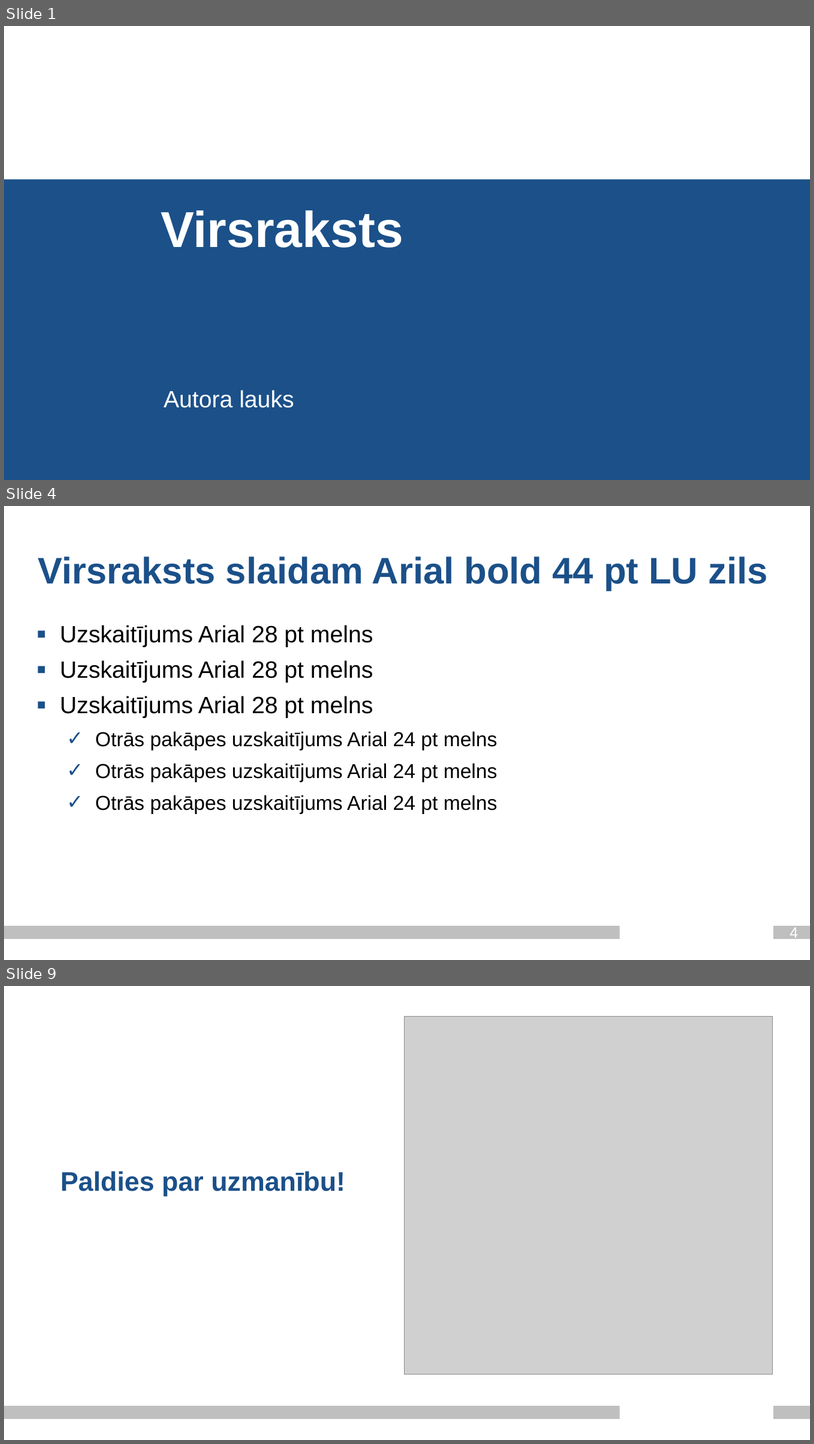
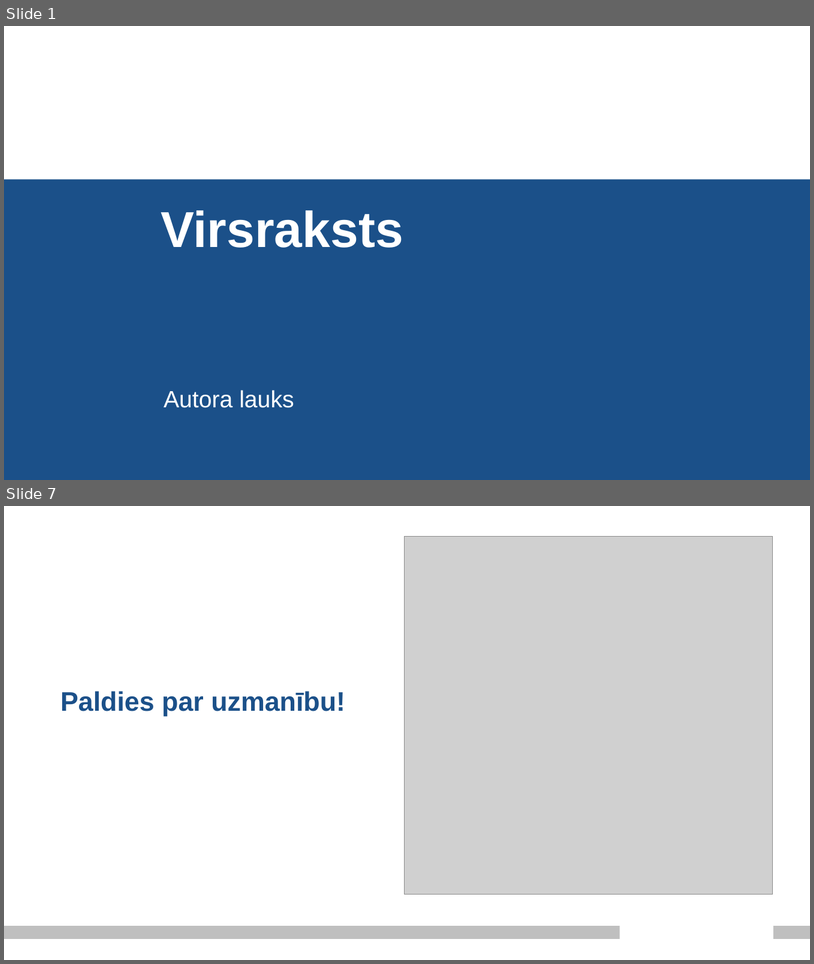
Before and after one commit to Paddlebear/valteh-ipa-translit, a slide deck: docs/valodasprez_2_ag21201_je21033.pptx. Shown one above the other, each under a label of ours: slides 1, 4 and 9 before the commit, slides 1 and 7 after it; the slides between them are not shown. The pictures are 814x1444 and 814x964 pixels, drawn with LibreOffice and Linux fonts; fonts in the diff are those of the drawing; grey boxes stand for pictures; background and template pictures are left out. Boxes give left, top, right and bottom in pixels: in the first picture for what was removed or moved away, otherwise in the second. Text is boxed around its words. In the diff, an @@ line names an element or a change of style, - is before the commit and + after.

```diff
--- a/docs/valodasprez_2_ag21201_je21033.pptx
+++ b/docs/valodasprez_2_ag21201_je21033.pptx
@@ slide 4 removed at (4, 506, 810, 960), background #FFFFFF; not listed: 2 template elements that a slide beside it also shows @@
@@ title removed at (38, 556, 768, 590) @@
-Virsraksts slaidam Arial bold 44 pt LU zils
@@ text removed at (60, 625, 498, 814) @@
-▪ Uzskaitījums Arial 28 pt melns
-▪ Uzskaitījums Arial 28 pt melns
-▪ Uzskaitījums Arial 28 pt melns
-  ✓ Otrās pakāpes uzskaitījums Arial 24 pt melns
-  ✓ Otrās pakāpes uzskaitījums Arial 24 pt melns
-  ✓ Otrās pakāpes uzskaitījums Arial 24 pt melns
@@ page number removed at (790, 927, 798, 941) @@
-4
@@ what was slide 9 is now slide 7 @@
```
Also in this commit, not shown: 5 slides added, 6 other slides removed.
